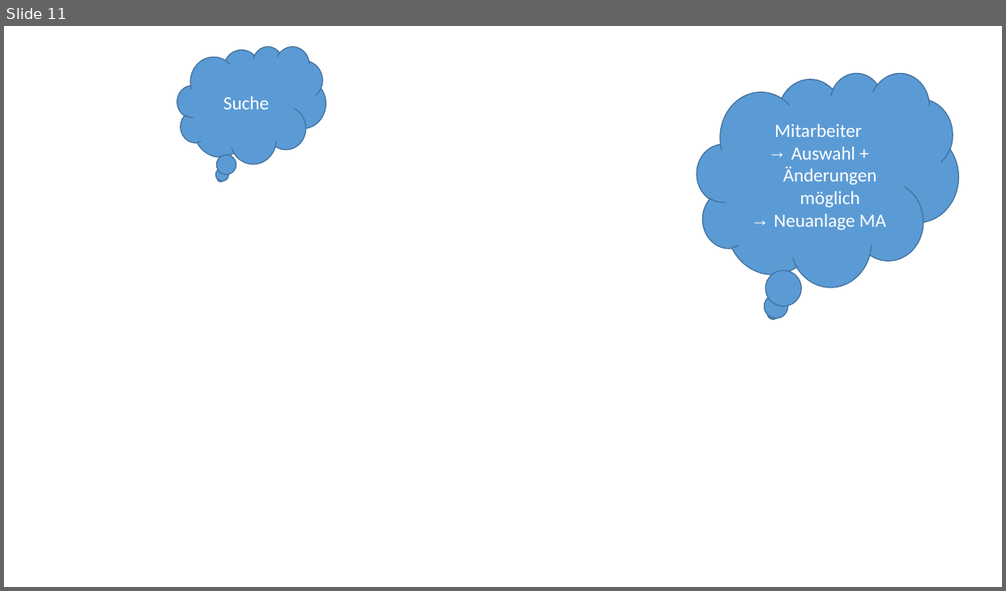
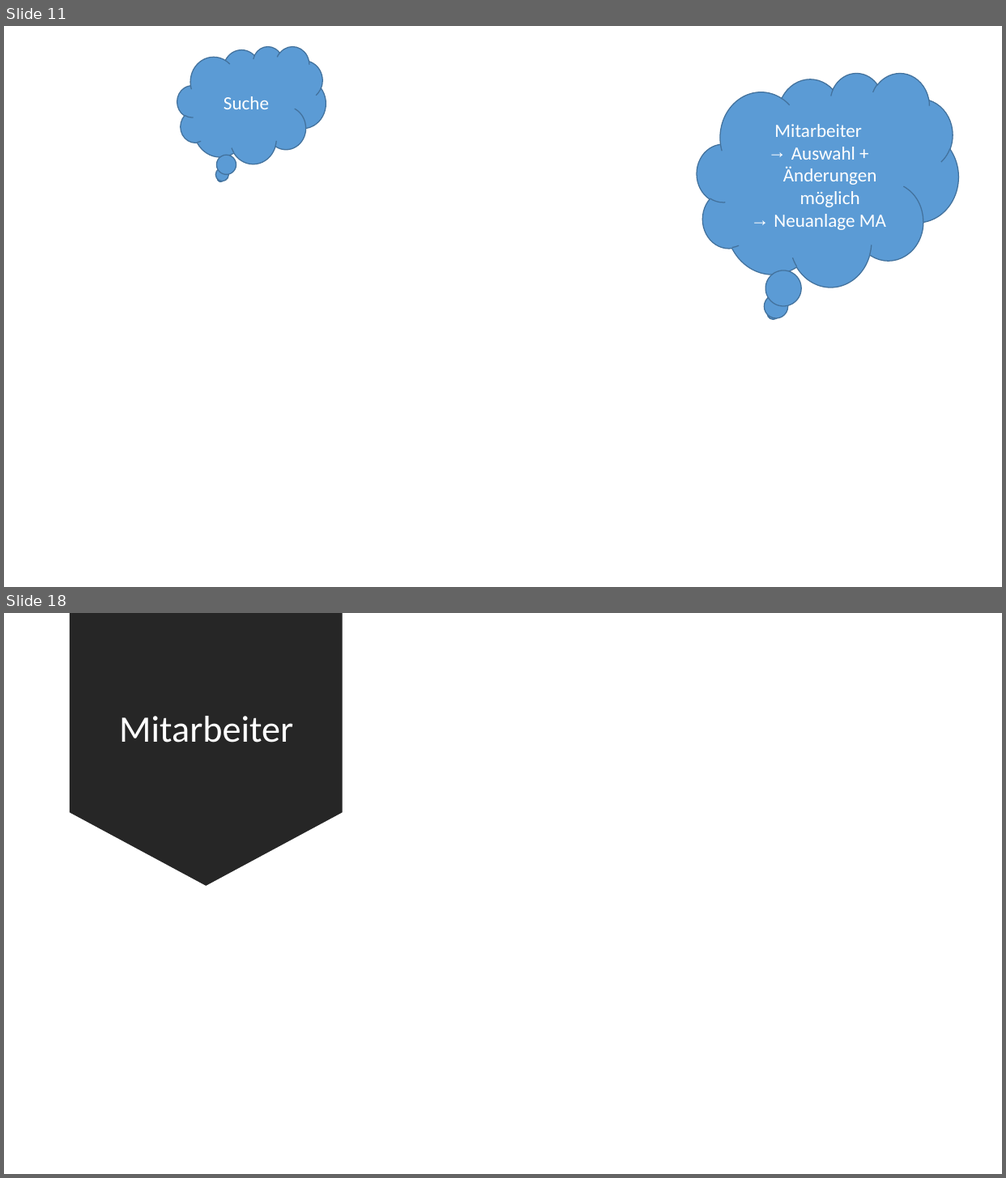
Before and after one commit to Masterarth/PM, a slide deck: documents/projectmanagement/Praesentationen/Vorstellung_9ter.pptx. Shown one above the other, each under a label of ours: slide 11 before the commit, slides 11 and 18 after it; the slides between them are not shown. The pictures are 1006x591 and 1006x1178 pixels, drawn with LibreOffice and Linux fonts; fonts in the diff are those of the drawing; background and template pictures are left out; a plain dark background stands for a picture behind light text. Boxes give left, top, right and bottom in pixels: in the first picture for what was removed or moved away, otherwise in the second. Text is boxed around its words. In the diff, an @@ line names an element or a change of style, - is before the commit and + after.

```diff
--- a/documents/projectmanagement/Praesentationen/Vorstellung_9ter.pptx
+++ b/documents/projectmanagement/Praesentationen/Vorstellung_9ter.pptx
@@ slide 18 added at [4,613,1002,1174], background picture (left out) @@
@@ rectangle added at [4,613,1002,1174], fill #FFFFFF @@
@@ down arrow added at [70,613,343,885], fill #262626 @@
@@ title added at [119,716,293,743], 36 pt, text #FFFFFF @@
+Mitarbeiter
```
Also in this commit, not shown: 14 other slides added, 7 other files.
